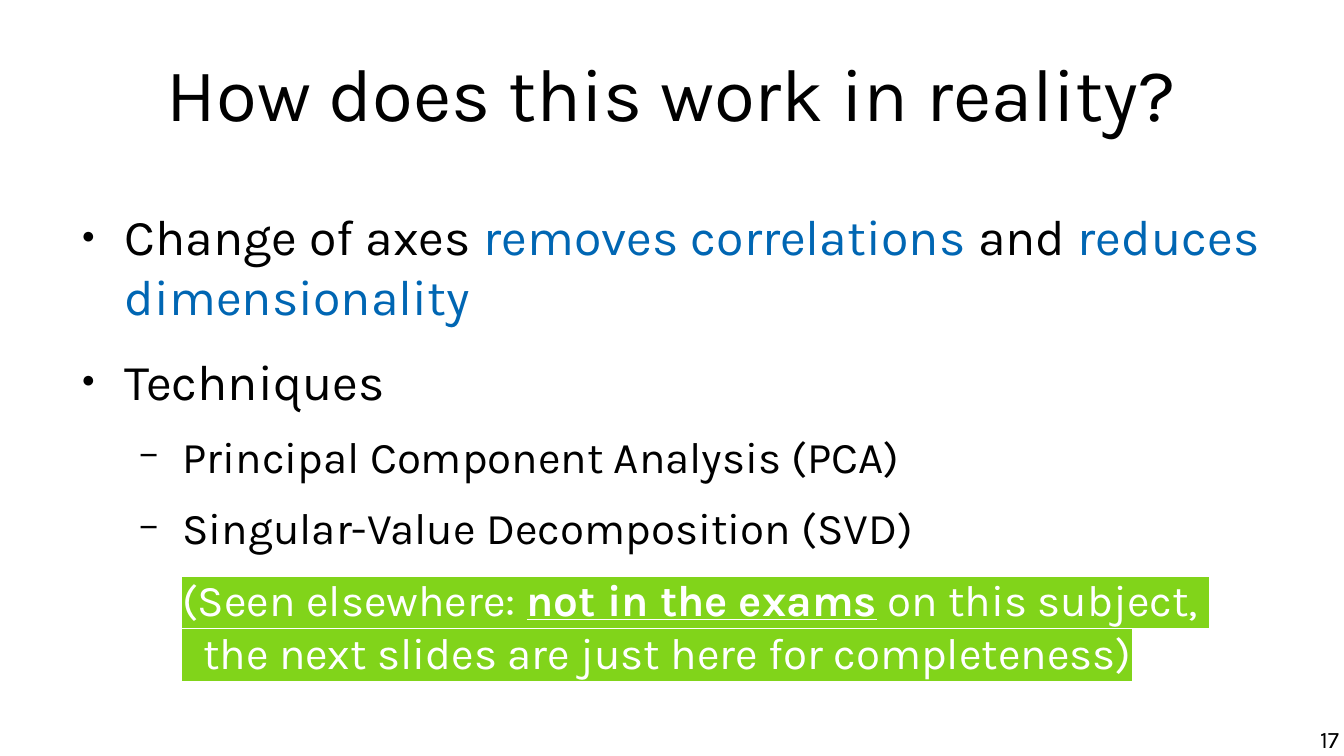
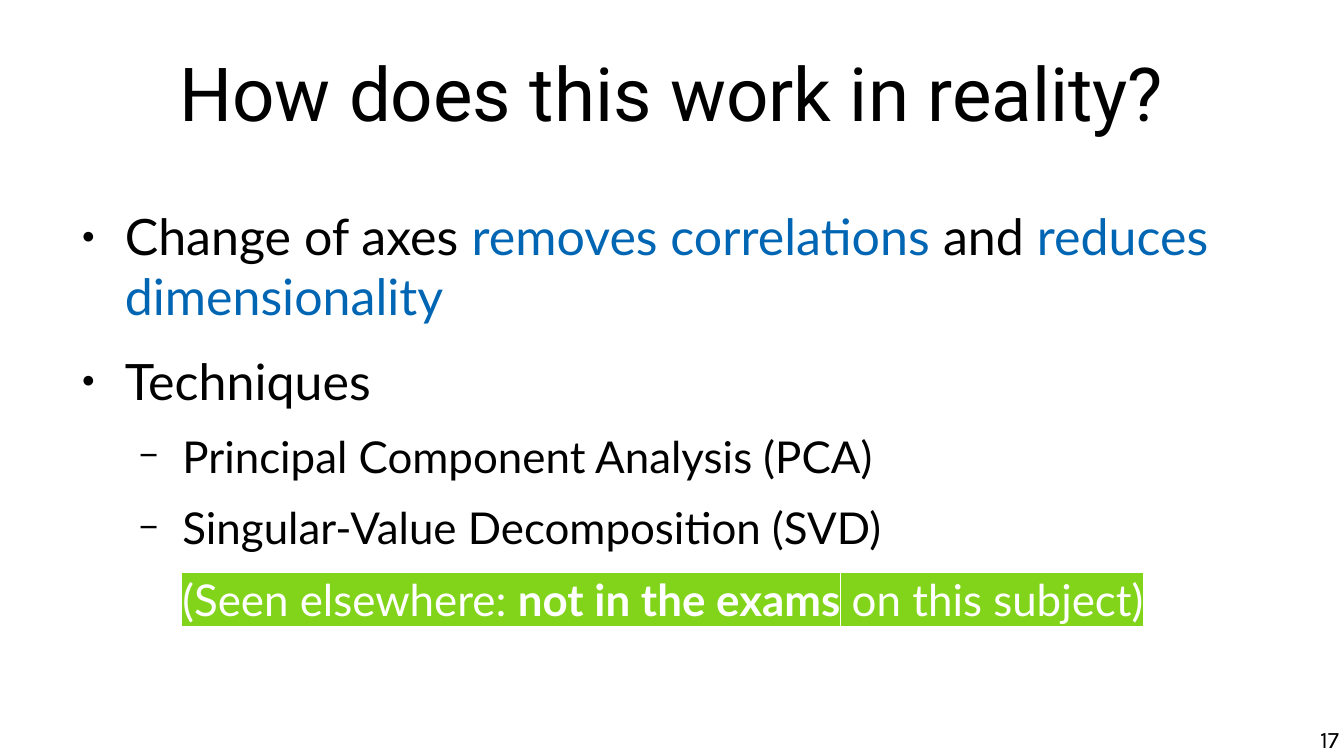
Before and after one commit to marco-calautti/data-mining-course, a slide deck: slide 17 of theory/odp/tt05_reduction.odp. Drawn at 1344x756 pixels with LibreOffice and Linux fonts; fonts in the diff are those of the drawing. Boxes give left, top, right and bottom in pixels: in the first picture for what was removed or moved away, otherwise in the second. Text is boxed around its words. In the diff, an @@ line names an element or a change of style, - is before the commit and + after.

```diff
--- a/theory/odp/tt05_reduction.odp
+++ b/theory/odp/tt05_reduction.odp
@@ title "How does this work in ..." at [179, 65, 1163, 137]: font Karla to Roboto @@
@@ text at [125, 218, 1208, 552]: font Karla to Lato in "Change of axes removes correlations and reduces ...", "Techniques", "Principal Component Analysis (PCA)", "Singular-Value Decomposition (SVD)" @@
@@ text at [182, 582, 1143, 624]: text changed; font Karla to Lato @@
-  (Seen elsewhere: not in the exams on this subject,
-  the next slides are just here for completeness)
+  (Seen elsewhere: not in the exams on this subject)
```
Also in this commit, not shown: 23 other slides changed, 2 slides added, 1 slide removed, 10 other files.
